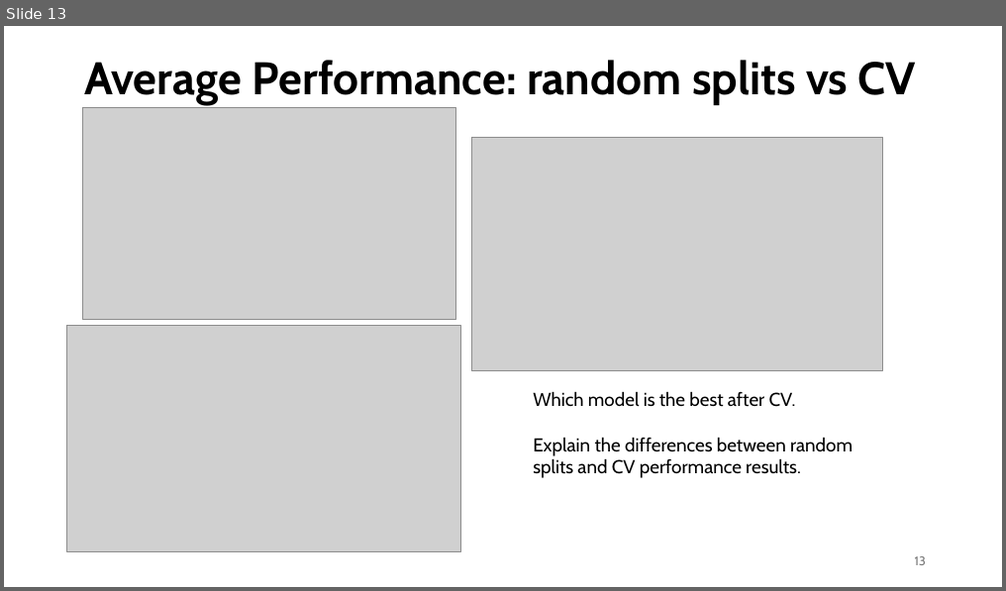
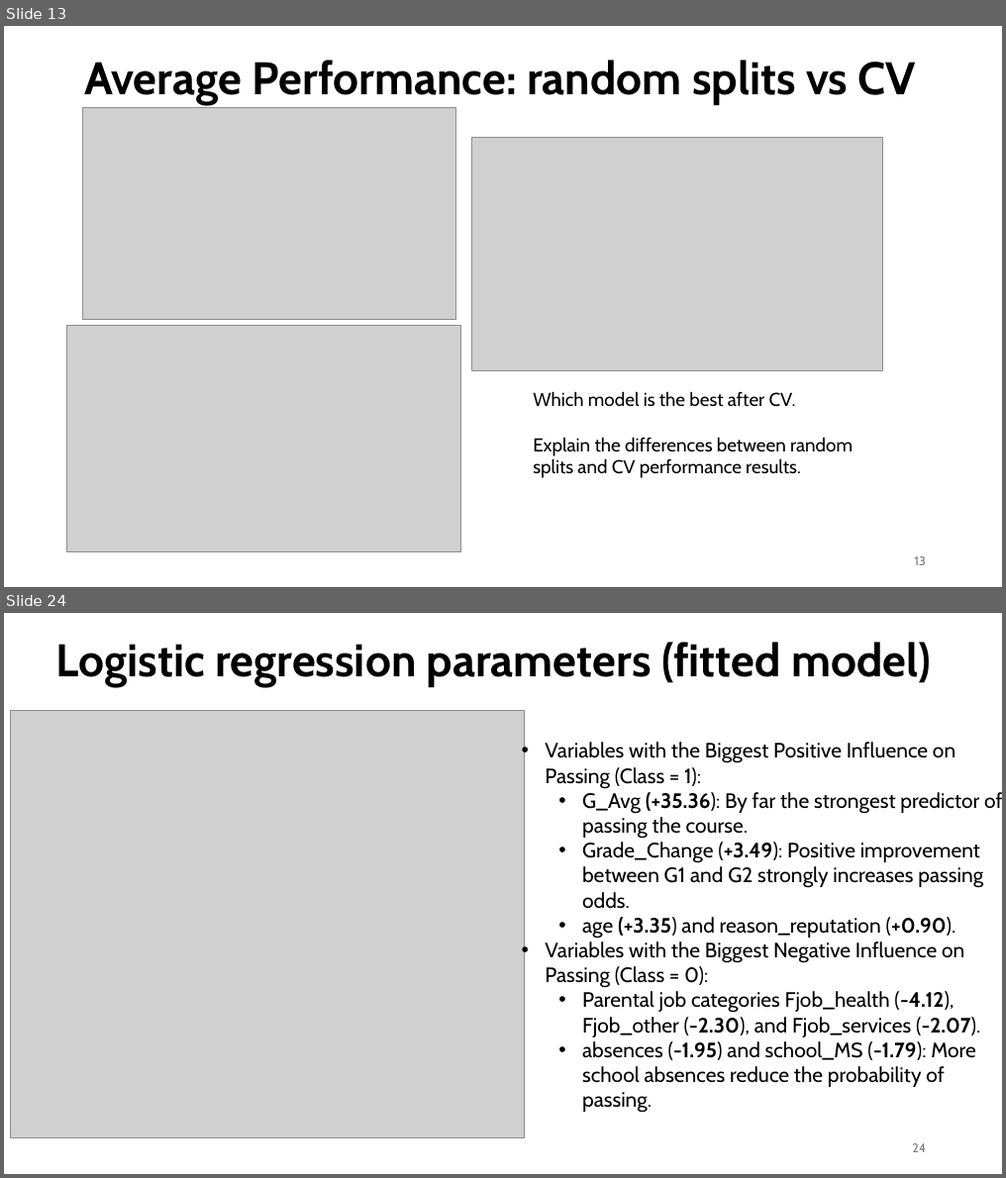
Before and after one commit to azelarabchakour/Data-science-assignments, a slide deck: Assignment-1/Assignment-1.pptx. Shown one above the other, each under a label of ours: slide 13 before the commit, slides 13 and 24 after it; the slides between them are not shown. The pictures are 1006x591 and 1006x1178 pixels, drawn with LibreOffice and Linux fonts; fonts in the diff are those of the drawing; grey boxes stand for pictures. Boxes give left, top, right and bottom in pixels: in the first picture for what was removed or moved away, otherwise in the second. Text is boxed around its words. In the diff, an @@ line names an element or a change of style, - is before the commit and + after.

Commit message:
regression part done

```diff
--- a/Assignment-1/Assignment-1.pptx
+++ b/Assignment-1/Assignment-1.pptx
@@ slide 24 added at [4, 613, 1002, 1174], background #FFFFFF @@
@@ title added at [56, 642, 931, 687], 44 pt, text #000000, bold @@
+Logistic regression parameters (fitted model)
@@ picture added at [11, 711, 525, 1139] @@
@@ text added at [545, 742, 1002, 1113], 20 pt, text #000000 @@
+• Variables with the Biggest Positive Influence on Passing (Class = 1):
+  • G_Avg (+35.36): By far the strongest predictor of passing the course.
+  • Grade_Change (+3.49): Positive improvement between G1 and G2 strongly increases passing odds.
+  • age (+3.35) and reason_reputation (+0.90).
+• Variables with the Biggest Negative Influence on Passing (Class = 0):
+  • Parental job categories Fjob_health (-4.12), Fjob_other (-2.30), and Fjob_services (-2.07).
+  • absences (-1.95) and school_MS (-1.79): More school absences reduce the probability of passing.
@@ page number added at [912, 1144, 926, 1153], 12 pt, text #797979 @@
+24
```
Also in this commit, not shown: 12 slides changed, 9 other slides added, 10 other files.
